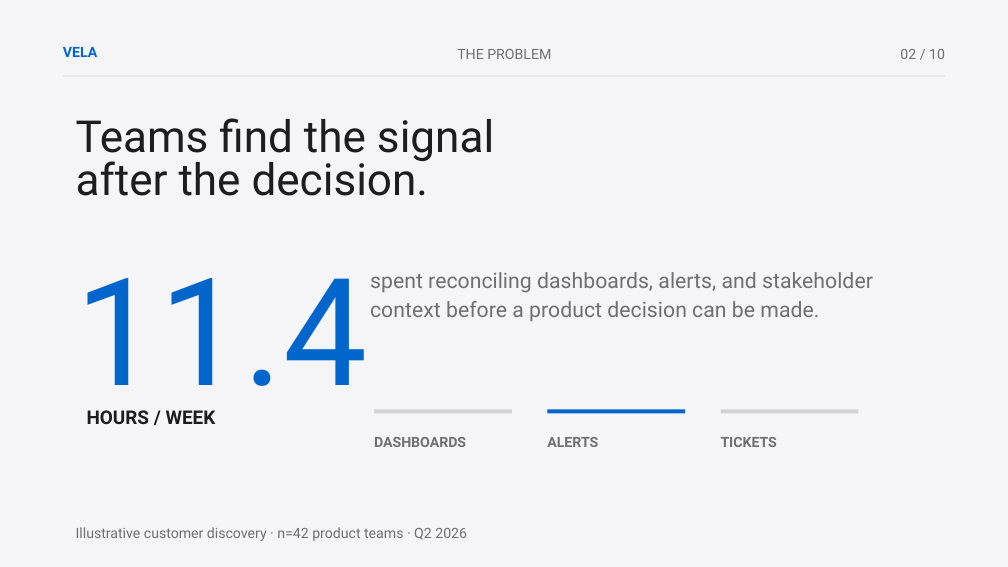
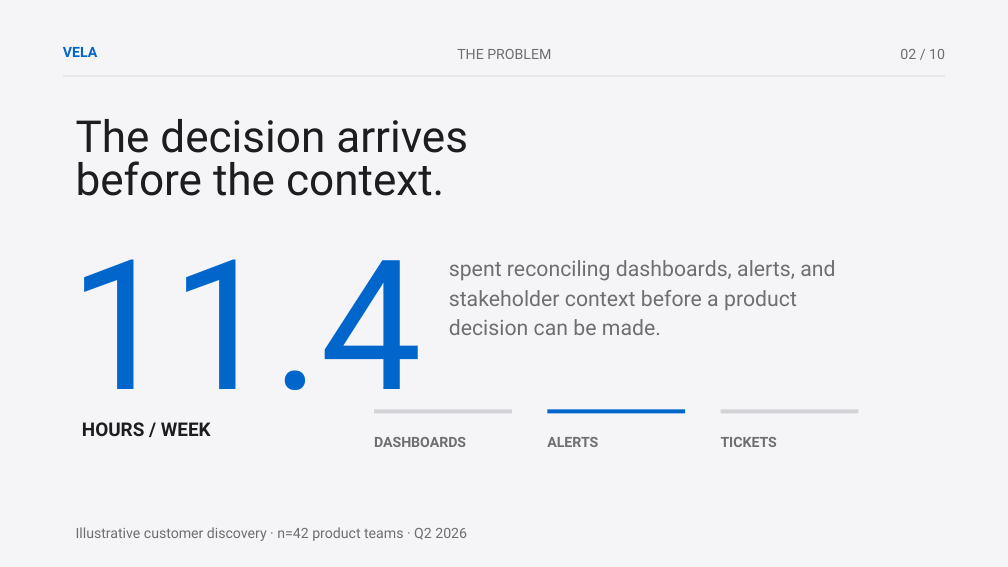
Before and after one commit to sjquant/quickthumb, a slide deck: slide 2 of examples/investor_deck.pptx. Drawn at 1008x567 pixels with LibreOffice and Linux fonts; fonts in the diff are those of the drawing. Boxes give left, top, right and bottom in pixels: in the first picture for what was removed or moved away, otherwise in the second. Text is boxed around its words. In the diff, an @@ line names an element or a change of style, - is before the commit and + after.

```diff
--- a/examples/investor_deck.pptx
+++ b/examples/investor_deck.pptx
@@ text at box(76, 119, 468, 196): text changed @@
-Teams find the signal
-after the decision.
+The decision arrives
+before the context.
@@ text "11.4": place and size @@
-text "11.4" at box(76, 278, 368, 420)
+text "11.4" at box(69, 259, 422, 432)
@@ text "11.4" at box(69, 259, 422, 432): size 142.5 to 172.5 pt @@
@@ text at box(449, 260, 835, 335): text changed @@
-spent reconciling dashboards, alerts, and stakeholder
-context before a product decision can be made.
+spent reconciling dashboards, alerts, and
+stakeholder context before a product
+decision can be made.
@@ text "HOURS / WEEK": place and size @@
-text "HOURS / WEEK" at box(87, 410, 216, 424)
+text "HOURS / WEEK" at box(82, 422, 211, 436)
```
Also in this commit, not shown: 7 other slides changed, 3 other files.
